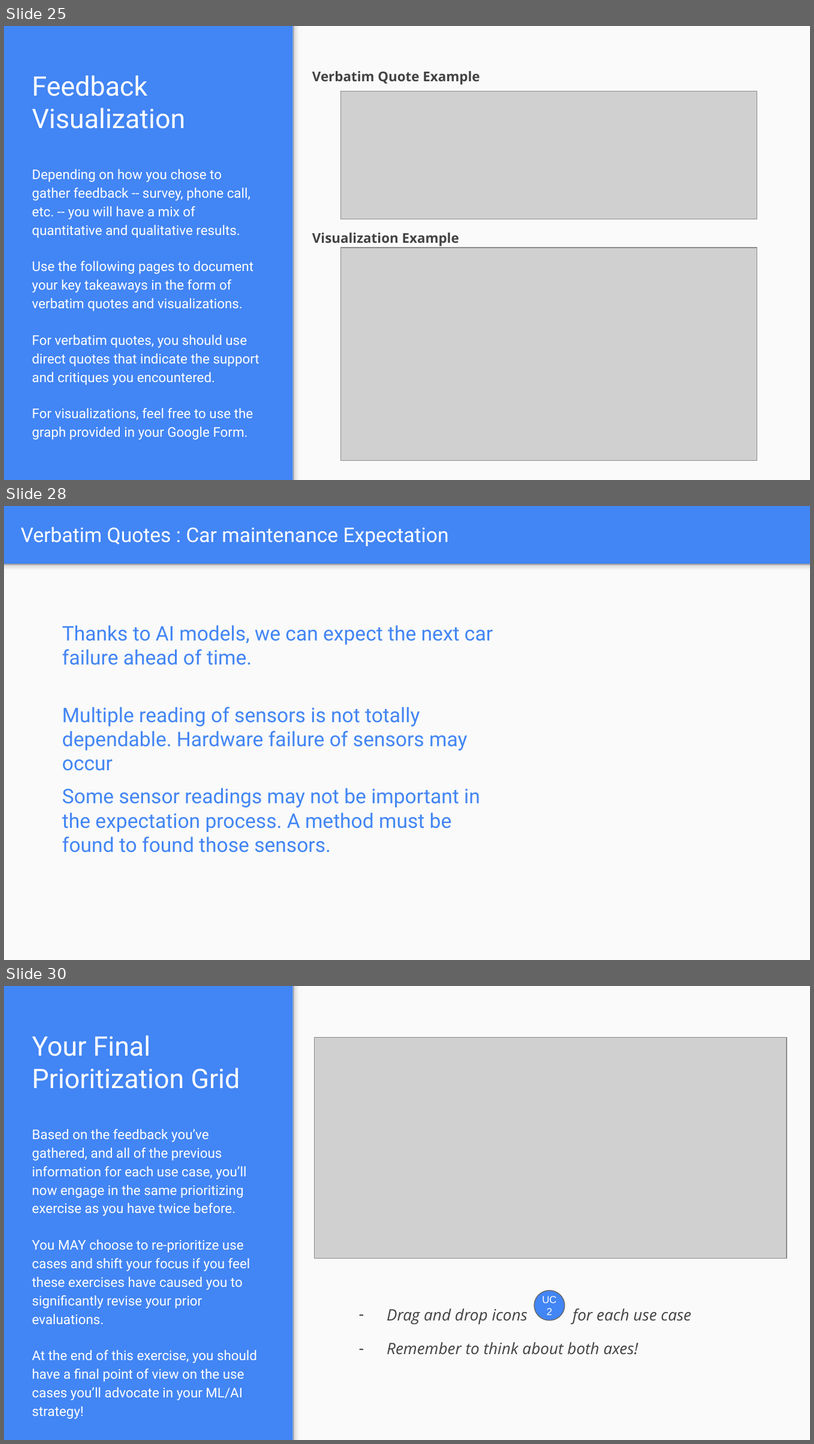
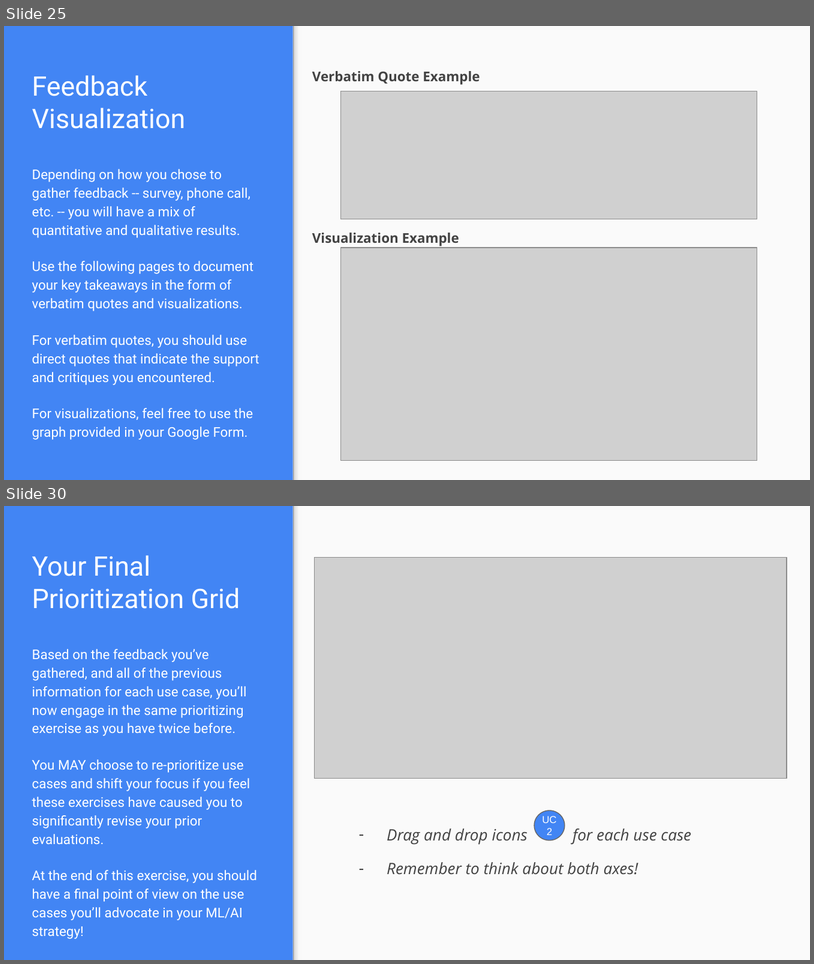
Before and after one commit to mohandesosama/Delivering-an-ML-AI-Strategy, a slide deck: 02_project-steps-aibl.pptx. Shown one above the other, each under a label of ours: slides 25, 28 and 30 before the commit, slides 25 and 30 after it; the slides between them are not shown. The pictures are 814x1444 and 814x964 pixels, drawn with LibreOffice and Linux fonts; fonts in the diff are those of the drawing; grey boxes stand for pictures. Boxes give left, top, right and bottom in pixels: in the first picture for what was removed or moved away, otherwise in the second. Text is boxed around its words. In the diff, an @@ line names an element or a change of style, - is before the commit and + after.

```diff
--- a/02_project-steps-aibl.pptx
+++ b/02_project-steps-aibl.pptx
@@ slide 28 removed at box(4, 506, 810, 960), background #4285F4 @@
@@ title removed at box(21, 527, 449, 546) @@
-Verbatim Quotes : Car maintenance Expectation
@@ rectangle removed at box(4, 564, 810, 960) @@
@@ rectangle removed at box(4, 564, 810, 574) @@
@@ text removed at box(62, 625, 493, 665) @@
-Thanks to AI models, we can expect the next car failure ahead of time.
@@ text removed at box(62, 706, 467, 750) @@
-Multiple reading of sensors is not totally dependable. Hardware failure of sensors may occur
@@ text removed at box(62, 788, 480, 852) @@
-Some sensor readings may not be important in the expectation process. A method must be found to found those sensors.
```
Also in this commit, not shown: 6 slides changed, 2 slides added, 1 other slide removed, 1 other file.
